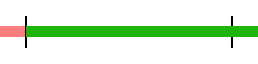
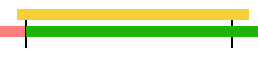
The second (258, 64) image is a revision of the first. Changes to its layers:
added layer "WeightBar Yellow" above "WeightBar" over 17, 9, 249, 20
